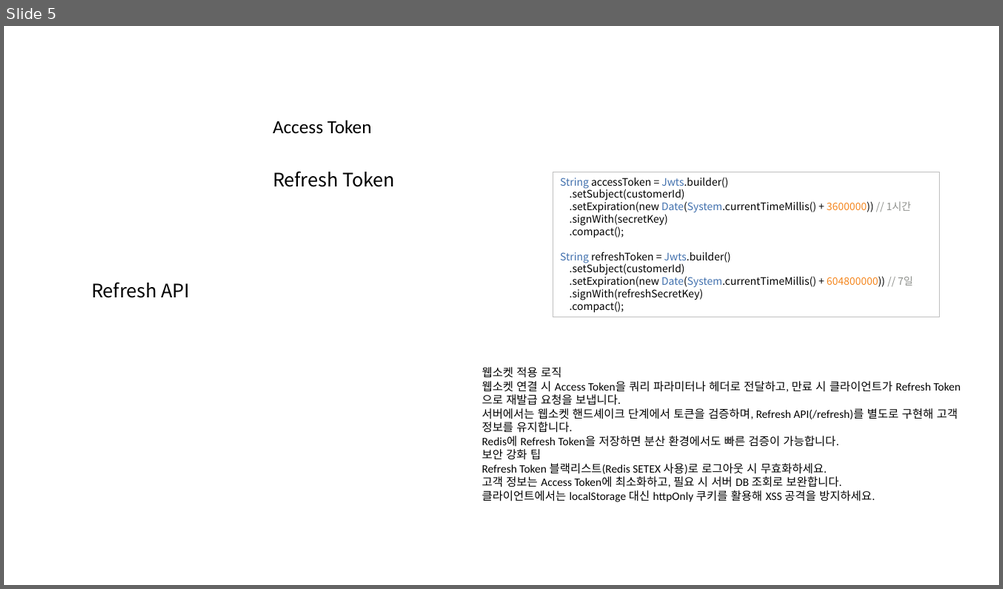
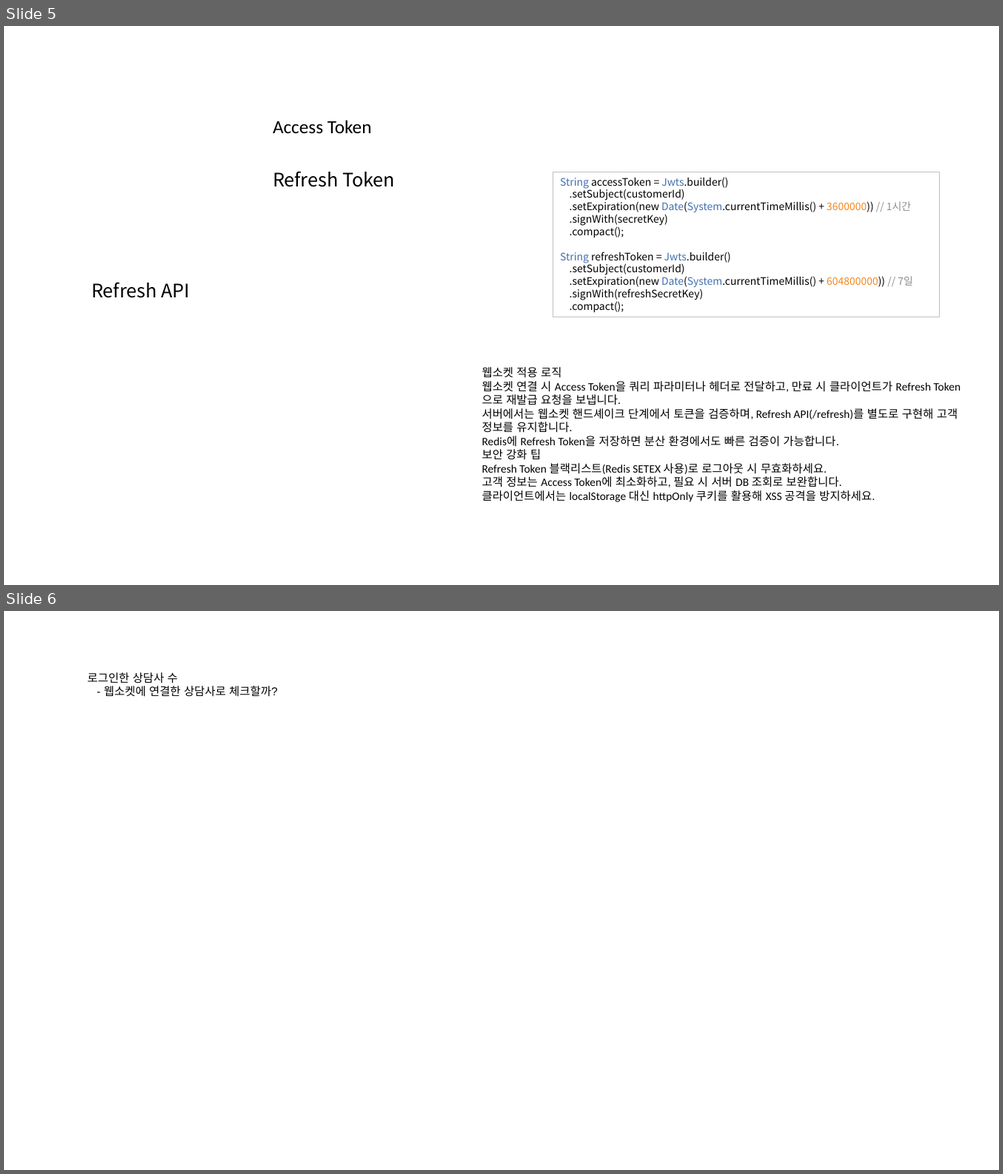
Before and after one commit to hpalman/aicc-chat, a slide deck: doc/AICC-CHAT_FLOW(주요구성).pptx. Shown one above the other, each under a label of ours: slide 5 before the commit, slides 5 and 6 after it. The pictures are 1003x589 and 1003x1174 pixels, drawn with LibreOffice and Linux fonts; fonts in the diff are those of the drawing. Boxes give left, top, right and bottom in pixels: in the first picture for what was removed or moved away, otherwise in the second. Text is boxed around its words. In the diff, an @@ line names an element or a change of style, - is before the commit and + after.

```diff
--- a/doc/AICC-CHAT_FLOW(주요구성).pptx
+++ b/doc/AICC-CHAT_FLOW(주요구성).pptx
@@ slide 6 added at <box>4,611,999,1170</box>, background #FFFFFF @@
@@ text added at <box>88,672,278,697</box>, 11 pt, text #000000 @@
+로그인한 상담사 수
+- 웹소켓에 연결한 상담사로 체크할까?
```
Also in this commit, not shown: 1 slide changed, 14 other files.
